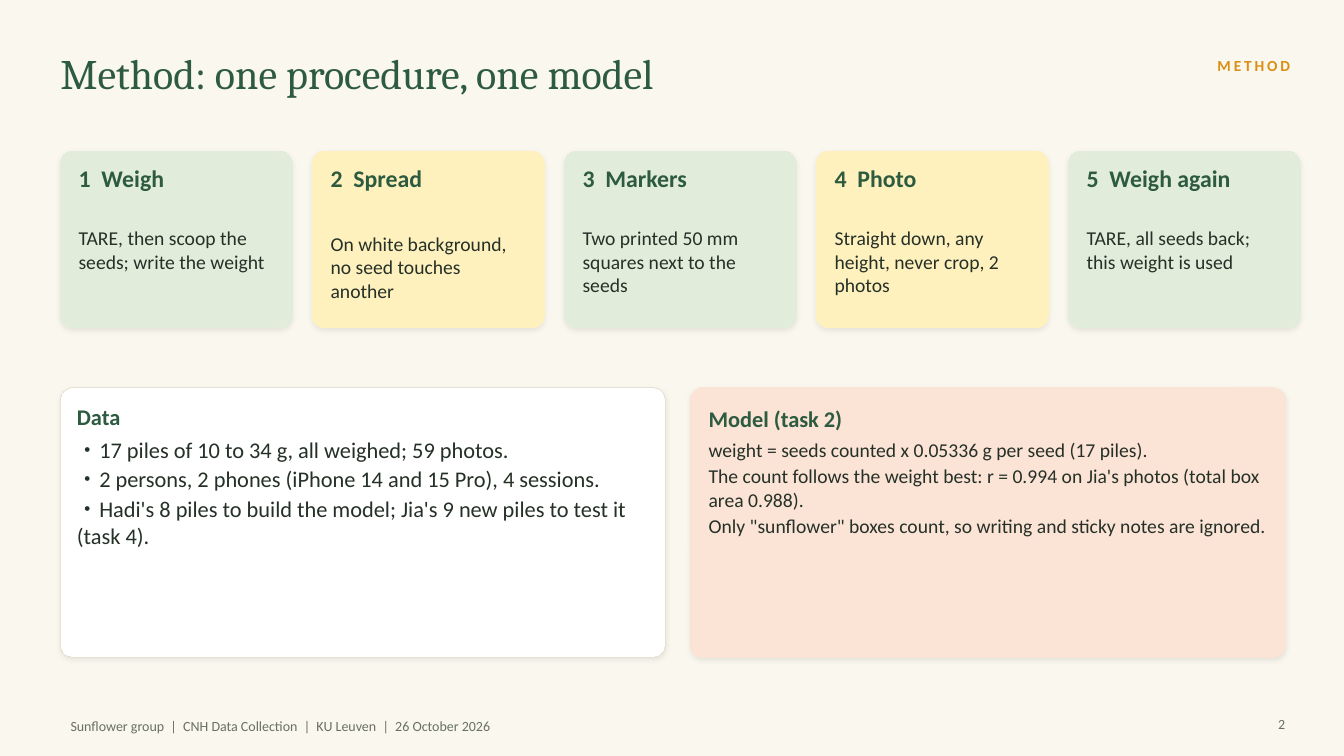
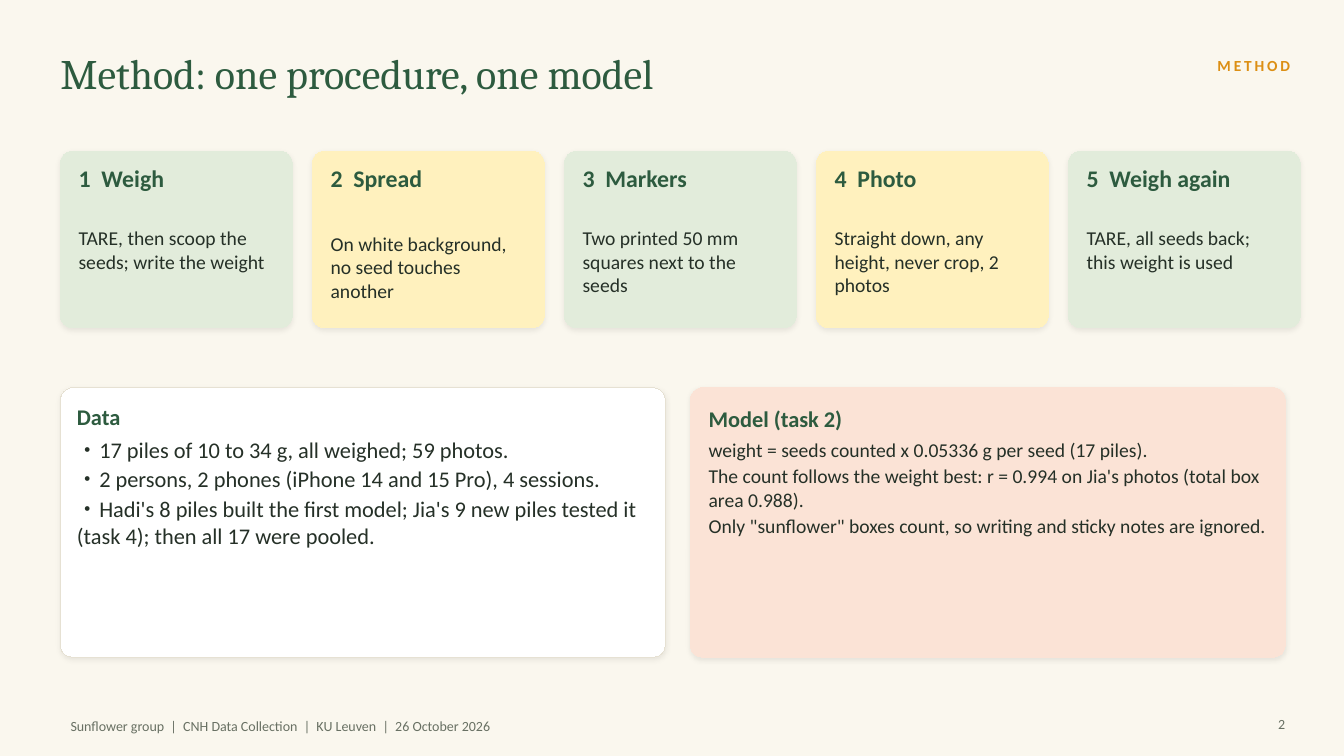
Before and after one commit to HadiNasooti/cnh-sunflower-weight, a slide deck: slide 2 of ppt_slide_topics/Sunflower_Weight_Estimation_v6_8min.pptx. Drawn at 1344x756 pixels with LibreOffice and Linux fonts; fonts in the diff are those of the drawing. Boxes give left, top, right and bottom in pixels: in the first picture for what was removed or moved away, otherwise in the second. Text is boxed around its words. In the diff, an @@ line names an element or a change of style, - is before the commit and + after.

Commit message:
Slides v6: task 4 tied to the 8-pile model and its 10 % range; careful wording on T4-02 and P14

```diff
--- a/ppt_slide_topics/Sunflower_Weight_Estimation_v6_8min.pptx
+++ b/ppt_slide_topics/Sunflower_Weight_Estimation_v6_8min.pptx
@@ text at (x1=77, y1=501, x2=636, y2=548): text changed @@
-・Hadi's 8 piles to build the model; Jia's 9 new piles to test it (task 4).
+・Hadi's 8 piles built the first model; Jia's 9 new piles tested it (task 4); then all 17 were pooled.
```
Also in this commit, not shown: 3 other slides changed.
